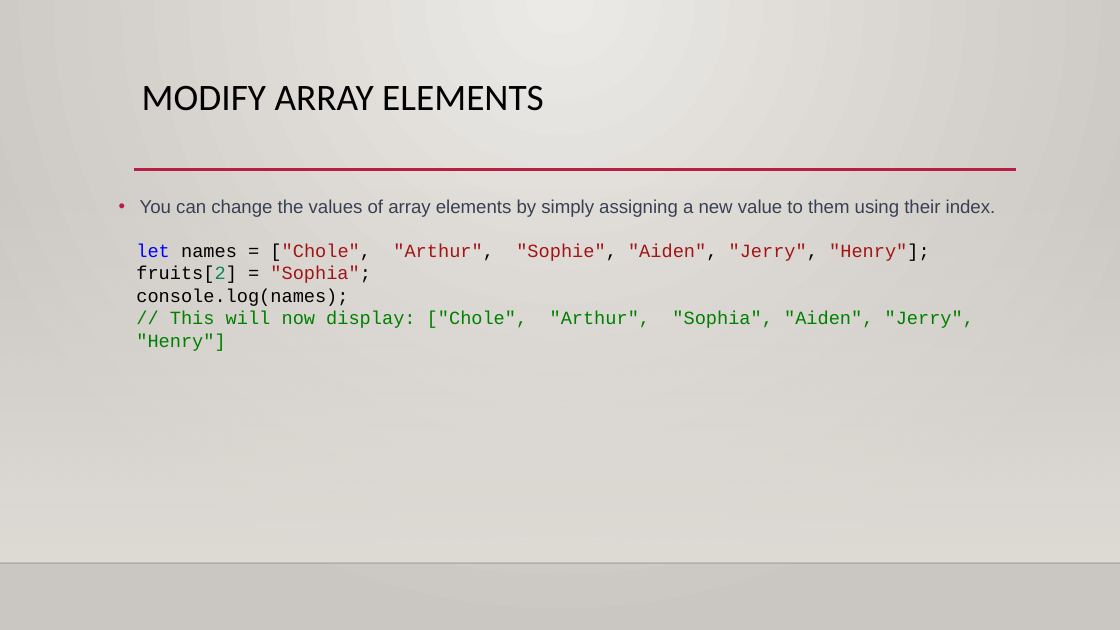
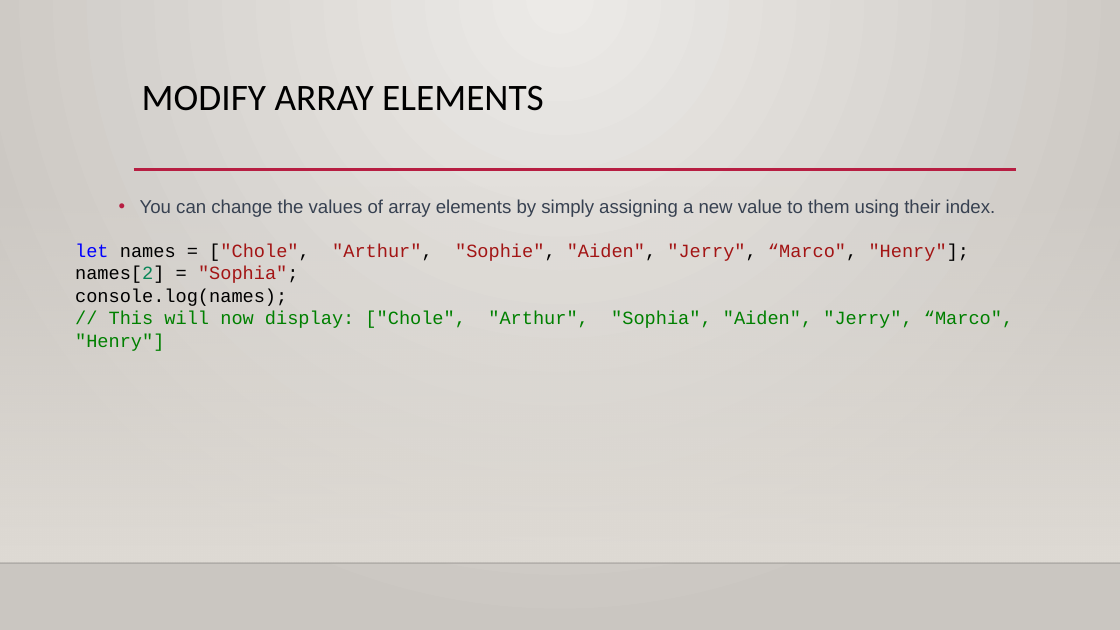
Before and after one commit to renyongfu/BuildingWebGames, a slide deck: slide 8 of Presentation/Week7/Build Web Games-7.pptx. Drawn at 1120x630 pixels with LibreOffice and Linux fonts; fonts in the diff are those of the drawing; background and template pictures are left out. Boxes give left, top, right and bottom in pixels: in the first picture for what was removed or moved away, otherwise in the second. Text is boxed around its words. In the diff, an @@ line names an element or a change of style, - is before the commit and + after.

Commit message:
typos.

```diff
--- a/Presentation/Week7/Build Web Games-7.pptx
+++ b/Presentation/Week7/Build Web Games-7.pptx
@@ text "let names = ["Chole", "Arthur", ...": place and size @@
-text "let names = ["Chole", "Arthur", ..." at [136,244,974,328]
+text "let names = ["Chole", "Arthur", ..." at [75,244,1013,328]
@@ text at [75,244,970,283]: text changed @@
-let names = ["Chole", "Arthur", "Sophie", "Aiden", "Jerry", "Henry"];
-fruits[2] = "Sophia";
+let names = ["Chole", "Arthur", "Sophie", "Aiden", "Jerry", “Marco", "Henry"];
+names[2] = "Sophia";
@@ text at [109,311,1013,328]: text changed @@
-// This will now display: ["Chole", "Arthur", "Sophia", "Aiden", "Jerry", "Henry"]
+// This will now display: ["Chole", "Arthur", "Sophia", "Aiden", "Jerry", “Marco", "Henry"]
```
Also in this commit, not shown: 3 other slides changed.
